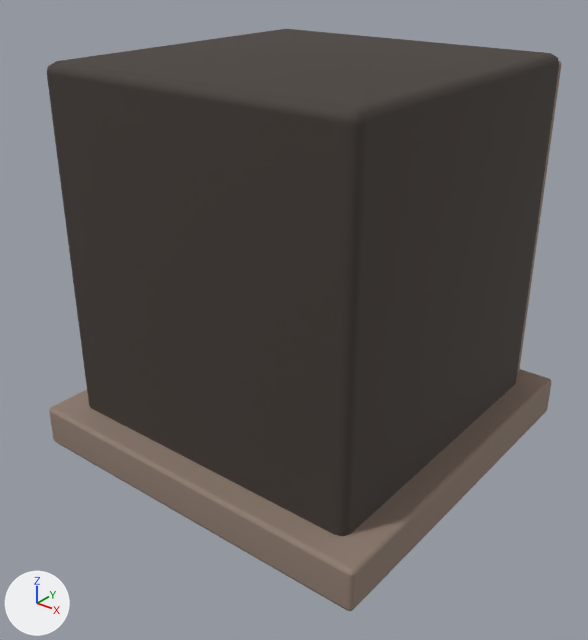
Before and after pictures for a commit that changed the Blender file tools/godot-campaign/structure-art/blend/refinery-base-0.blend.
The view is the same before and after, from a 50 mm lens placed at (1.163, -1.515, 1.253), pointed at (0.01, -0.074, 0.359). The axes (+X, +Y, +Z) are drawn at lower left. The lights are the same throughout. The first picture is the older version.

The older version as bpy lines, for what is in view:
```python
me_cube = bpy.data.meshes.new('Cube')
me_cube.from_pydata(...)  # 56 vertices, 54 faces; spans x -0.42..0.42, y 0.015..0.985, z -0.42..0.42
me_cube.materials.append(mat_refinery_0)  # dark grey #554d48
me_cube_001 = bpy.data.meshes.new('Cube.001')
me_cube_001.from_pydata(...)  # 280 vertices, 270 faces; spans x -0.49..0.49, y 0.0..0.96, z -0.495..0.49
me_cube_001.materials.append(mat_refinery_1)  # brown #958275
me_cube_004 = bpy.data.meshes.new('Cube.004')
me_cube_004.from_pydata(...)  # 280 vertices, 270 faces; spans x -0.252..0.252, y 0.19..0.81, z -0.495..-0.44
me_cube_004.materials.append(mat_refinery_3)  # orange #b87748
me_cube_009 = bpy.data.meshes.new('Cube.009')
me_cube_009.from_pydata(...)  # 112 vertices, 108 faces; spans x -0.36..0.36, y 0.143..0.868, z -0.498..-0.442
me_cube_009.materials.append(mat_refinery_2)  # dark grey #35383a
ob_refinery_0 = bpy.data.objects.new('refinery_0', me_cube)
ob_refinery_0.location = (0.0, 0.0, 0.0)
ob_refinery_0.rotation_euler = (1.571, 0.0, 0.0)  # degrees (90, 0, 0)
ob_refinery_1 = bpy.data.objects.new('refinery_1', me_cube_001)
ob_refinery_1.location = (0.0, 0.0, 0.0)
ob_refinery_1.rotation_euler = (1.571, 0.0, 0.0)  # degrees (90, 0, 0)
ob_refinery_2 = bpy.data.objects.new('refinery_2', me_cube_009)
ob_refinery_2.location = (0.0, 0.0, 0.0)
ob_refinery_2.rotation_euler = (1.571, 0.0, 0.0)  # degrees (90, 0, 0)
ob_refinery_3 = bpy.data.objects.new('refinery_3', me_cube_004)
ob_refinery_3.location = (0.0, 0.0, 0.0)
ob_refinery_3.rotation_euler = (1.571, 0.0, 0.0)  # degrees (90, 0, 0)
```
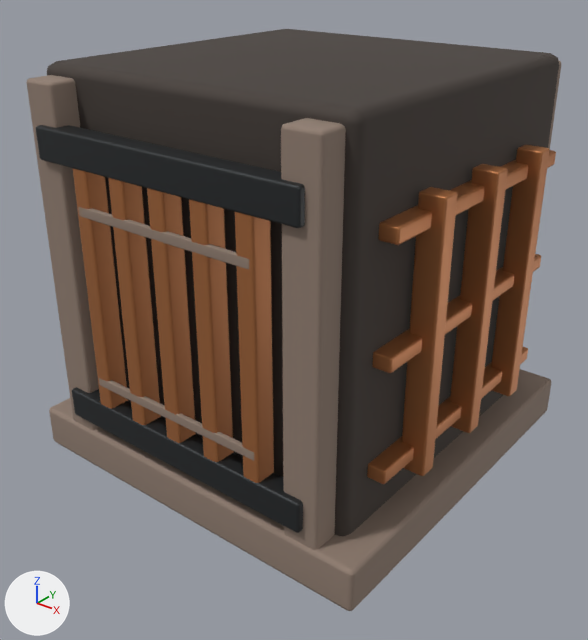
Boxes [x1, y1, x2, y2] around the edits, measured in the pictures (588 x 640 px):
'refinery_3', reshaped (not visible before): after [72, 145, 556, 484]
'refinery_1', reshaped: before [49, 61, 561, 611]; after [26, 61, 561, 611]
'refinery_2', reshaped (not visible before): after [36, 125, 305, 533]
part 1 of me_cube_001, added (brown): after [26, 75, 100, 430]
part 2 of me_cube_001, added (brown): after [281, 118, 346, 550]
part 3 of me_cube_001, added: after [99, 378, 254, 461]
part 4 of me_cube_001, added (brown): after [78, 207, 249, 270]
part 5 of me_cube_004, added (orange): after [72, 168, 128, 409]
part 6 of me_cube_004, added (orange): after [108, 178, 161, 425]
part 7 of me_cube_004, added (orange): after [147, 188, 196, 443]
part 8 of me_cube_004, added (orange): after [189, 199, 234, 462]
part 9 of me_cube_004, added (orange): after [235, 212, 274, 483]
part 10 of me_cube_004, added (orange): after [367, 145, 556, 484]
part 11 of me_cube_009, added: after [72, 387, 303, 533]
part 12 of me_cube_009, added: after [36, 125, 305, 228]

The change, as a diff of the scene's bpy script:
```diff
--- a/tools/godot-campaign/structure-art/blend/refinery-base-0.blend.py
+++ b/tools/godot-campaign/structure-art/blend/refinery-base-0.blend.py
@@ me_cube_001 @@
 # used by ob_refinery_1; location = (0.0, 0.0, 0.0); rotation_euler = (1.571, 0.0, 0.0), in degrees (90, 0, 0)
-me_cube_001.from_pydata(...)  # 280 vertices, 270 faces; spans x -0.49..0.49, y 0.0..0.96, z -0.495..0.49
+me_cube_001.from_pydata(...)  # 504 vertices, 486 faces; spans x -0.49..0.49, y 0.0..0.96, z -0.495..0.495
+# me_cube_001 part 1: the loose piece of 56 vertices spanning x -0.395..-0.305, y 0.04..0.96, z -0.482..-0.398 is copied, and the copy is moved by (0.0, 0.0, 0.88); it spans x -0.395..-0.305, y 0.04..0.96, z 0.398..0.482
+# me_cube_001 part 2: the loose piece of 56 vertices spanning x 0.305..0.395, y 0.04..0.96, z -0.482..-0.398 is copied, and the copy is moved by (0.0, 0.0, 0.88); it spans x 0.305..0.395, y 0.04..0.96, z 0.398..0.482
+# me_cube_001 part 3: the loose piece of 56 vertices spanning x -0.245..0.245, y 0.268..0.292, z -0.495..-0.483 is copied, and the copy is moved by (0.0, 0.0, 0.978); it spans x -0.245..0.245, y 0.268..0.292, z 0.483..0.495
+# me_cube_001 part 4: the loose piece of 56 vertices spanning x -0.245..0.245, y 0.688..0.712, z -0.495..-0.483 is copied, and the copy is moved by (0.0, 0.0, 0.978); it spans x -0.245..0.245, y 0.688..0.712, z 0.483..0.495
 me_cube_001.materials.append(mat_refinery_1)
@@ me_cube_004 @@
 # used by ob_refinery_3; location = (0.0, 0.0, 0.0); rotation_euler = (1.571, 0.0, 0.0), in degrees (90, 0, 0)
-me_cube_004.from_pydata(...)  # 280 vertices, 270 faces; spans x -0.252..0.252, y 0.19..0.81, z -0.495..-0.44
+me_cube_004.from_pydata(...)  # 1232 vertices, 1188 faces; spans x -0.49..0.49, y 0.19..0.81, z -0.495..0.495
+# me_cube_004 part 5: the loose piece of 56 vertices spanning x -0.252..-0.208, y 0.19..0.81, z -0.495..-0.44 is copied, and the copy is moved by (0.0, 0.0, 0.934); it spans x -0.252..-0.208, y 0.19..0.81, z 0.44..0.495
+# me_cube_004 part 6: the loose piece of 56 vertices spanning x -0.138..-0.093, y 0.19..0.81, z -0.495..-0.44 is copied, and the copy is moved by (0.0, 0.0, 0.934); it spans x -0.138..-0.093, y 0.19..0.81, z 0.44..0.495
+# me_cube_004 part 7: the loose piece of 56 vertices spanning x -0.023..0.023, y 0.19..0.81, z -0.495..-0.44 is copied, and the copy is moved by (0.0, 0.0, 0.934); it spans x -0.023..0.023, y 0.19..0.81, z 0.44..0.495
+# me_cube_004 part 8: the loose piece of 56 vertices spanning x 0.093..0.138, y 0.19..0.81, z -0.495..-0.44 is copied, and the copy is moved by (0.0, 0.0, 0.934); it spans x 0.093..0.138, y 0.19..0.81, z 0.44..0.495
+# me_cube_004 part 9: the loose piece of 56 vertices spanning x 0.208..0.252, y 0.19..0.81, z -0.495..-0.44 is copied, and the copy is moved by (0.0, 0.0, 0.934); it spans x 0.208..0.252, y 0.19..0.81, z 0.44..0.495
+# me_cube_004 part 10: 336 vertices added at x 0.417..0.49, y 0.19..0.81, z -0.345..0.345
+# other edits to the shape of me_cube_004 do not show in these pictures
 me_cube_004.materials.append(mat_refinery_3)
@@ me_cube_009 @@
 # used by ob_refinery_2; location = (0.0, 0.0, 0.0); rotation_euler = (1.571, 0.0, 0.0), in degrees (90, 0, 0)
-me_cube_009.from_pydata(...)  # 112 vertices, 108 faces; spans x -0.36..0.36, y 0.143..0.868, z -0.498..-0.442
+me_cube_009.from_pydata(...)  # 224 vertices, 216 faces; spans x -0.36..0.36, y 0.143..0.868, z -0.498..0.498
+# me_cube_009 part 11: the loose piece of 56 vertices spanning x -0.36..0.36, y 0.143..0.218, z -0.498..-0.442 is copied, and the copy is moved by (0.0, 0.0, 0.94); it spans x -0.36..0.36, y 0.143..0.218, z 0.442..0.498
+# me_cube_009 part 12: the loose piece of 56 vertices spanning x -0.36..0.36, y 0.792..0.868, z -0.498..-0.442 is copied, and the copy is moved by (0.0, 0.0, 0.94); it spans x -0.36..0.36, y 0.792..0.868, z 0.442..0.498
 me_cube_009.materials.append(mat_refinery_2)
```
